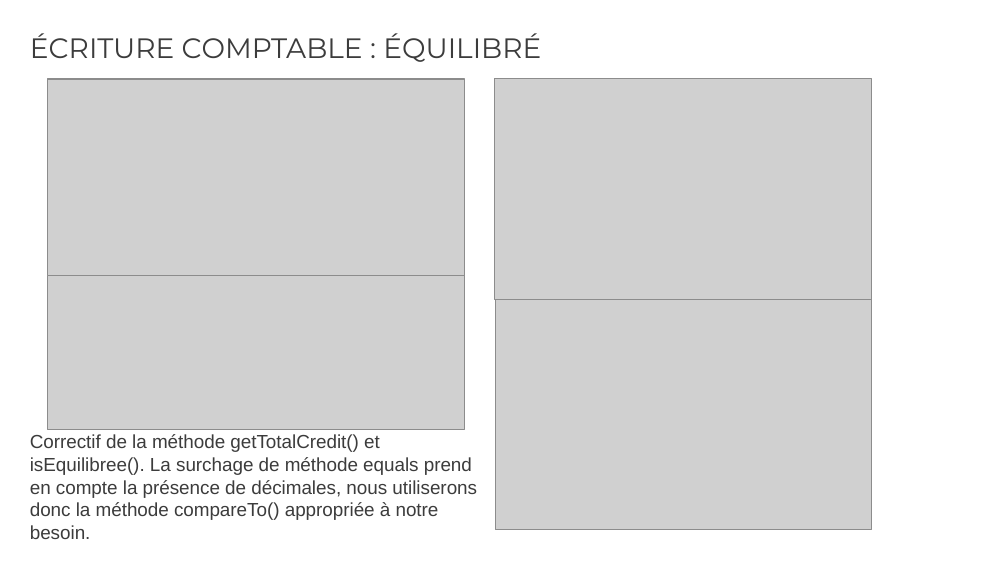
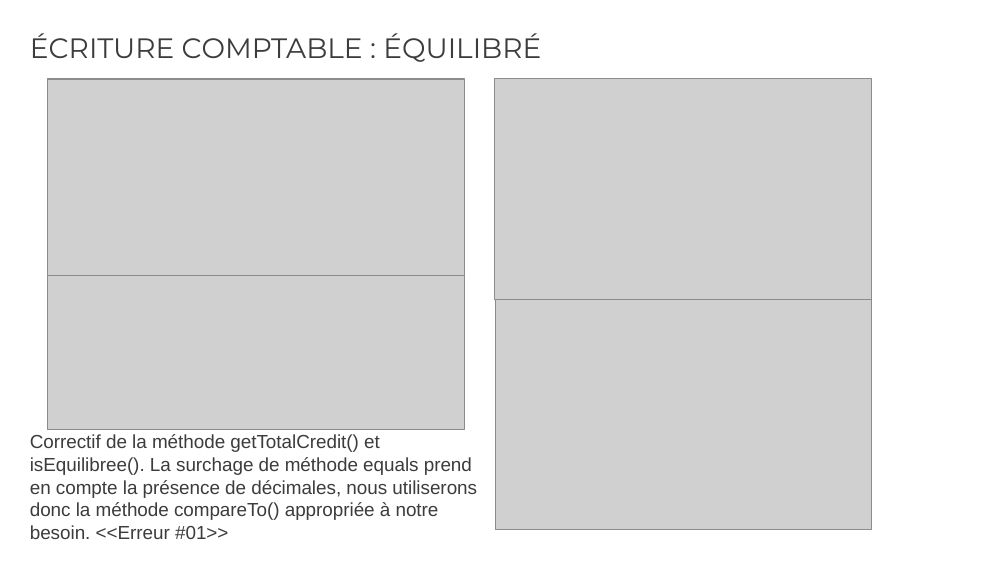
Before and after one commit to rvallet/ocp9-projetB4, a slide deck: slide 2 of doc/Présentation_OCP9_projetB4.pptx. Drawn at 1008x567 pixels with LibreOffice and Linux fonts; fonts in the diff are those of the drawing; grey boxes stand for pictures. Boxes give left, top, right and bottom in pixels: in the first picture for what was removed or moved away, otherwise in the second. Text is boxed around its words. In the diff, an @@ line names an element or a change of style, - is before the commit and + after.

```diff
--- a/doc/Présentation_OCP9_projetB4.pptx
+++ b/doc/Présentation_OCP9_projetB4.pptx
@@ text at <box>30,434,477,539</box>: text changed @@
-Correctif de la méthode getTotalCredit() et isEquilibree(). La surchage de méthode equals prend en compte la présence de décimales, nous utiliserons donc la méthode compareTo() appropriée à notre besoin.
+Correctif de la méthode getTotalCredit() et isEquilibree(). La surchage de méthode equals prend en compte la présence de décimales, nous utiliserons donc la méthode compareTo() appropriée à notre besoin. <<Erreur #01>>
```
Also in this commit, not shown: 6 other slides changed, 2 slides added, 2 other files.
